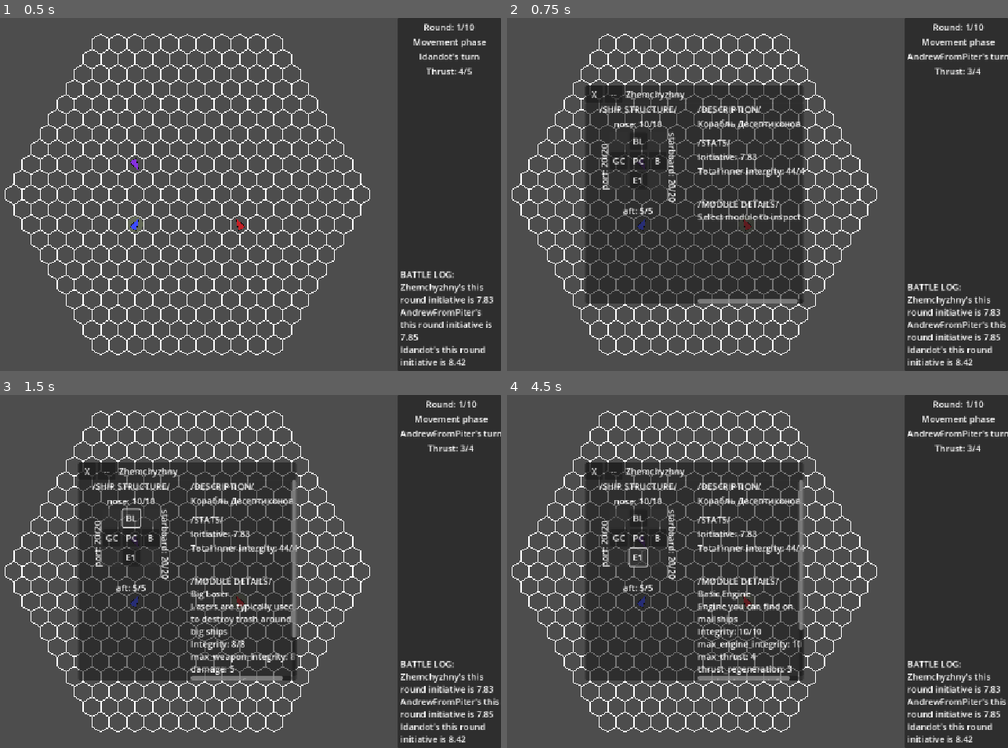
Above: before the commit, frames 1-4 (two rows, left to right).
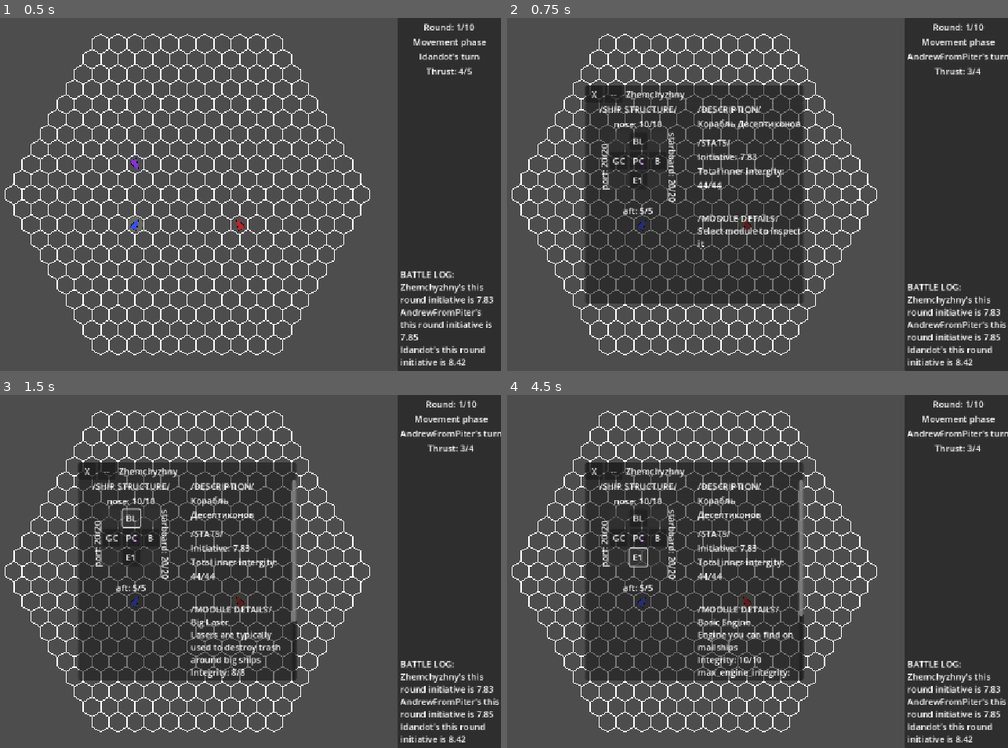
Above: after the commit, the same moments.

Repository: Idandot/Space-Arena
Game: Godot game, scene res://Base Class/Arena.tscn
Two runs of this game, one before a commit and one after it. Both use one fixed random seed, a clock stepped at 60 frames per second and the inputs below.
Inputs (mouse positions are in pixels of both pictures, inside the frame that each line leads up to):
- Up to frame 1 (0.5 s): no input
- Up to frame 2 (0.75 s): tap Enter (end_turn) at 0.5 s; drag from (642, 162) to (522, 194) at 0.52 s
- Up to frame 3 (1.5 s): click "BL" at 1.25 s
- Up to frame 4 (4.5 s): click "GC" at 2 s; click "PC" at 2.75 s; click "B" at 3.5 s; click "E1" at 4.25 s

Frame 1 is identical in both runs. In frame 2, 1.1% of the frame differs, in the area x 38-60%, y 42-81%; in frame 3, 3.2%; in frame 4, 3.3%, in the area x 38-60%, y 29-81%.

Commit message:
0.1.9.0 WCS independency
- WCS is now independent node from ShipLayout
- ShipLayout know nothing about WCS
- New data type: "Integrity". Stores current and maximum integrity (Change all hp to this type in the future)
- module_integrity and max_module_integrity is now public variables
- Labels in ship inspector now have minimum size and autowrap mode (questionable)

Diff:
--- a/Base Class/Actor.tscn
+++ b/Base Class/Actor.tscn
@@ -12,6 +12,7 @@
 [ext_resource type="Script" uid="uid://cq6i5t0avk767" path="res://Base Class/ShipMediator.gd" id="7_r3n7q"]
 [ext_resource type="Script" uid="uid://c866xksra0t07" path="res://Base Class/damage_resolver.gd" id="10_pkitw"]
 [ext_resource type="Script" uid="uid://ceydj021o6i55" path="res://Resources/ArmorConfig.gd" id="11_dwf2m"]
+[ext_resource type="Script" uid="uid://h2y81jaod4i" path="res://Base Class/WeaponControlSystem.gd" id="13_hcv5f"]
 
 [sub_resource type="Resource" id="Resource_hcv5f"]
 script = ExtResource("11_dwf2m")
@@ -53,3 +54,7 @@
 script = ExtResource("10_pkitw")
 hex_rigidbody = NodePath("../../HexRigidbody")
 starting_structure = SubResource("Resource_hcv5f")
+
+[node name="WeaponControlSystem" type="Node" parent="ShipLayout"]
+script = ExtResource("13_hcv5f")
+metadata/_custom_type_script = "uid://h2y81jaod4i"
--- a/Base Class/ShipLayout.gd
+++ b/Base Class/ShipLayout.gd
@@ -1,27 +1,22 @@
 extends Node
 class_name ShipLayout
 
-signal action_collection_started
+signal ship_layout_setup_ended
+signal highlight_changed
 
 var ship_controller: Controller
 @export var modules: Dictionary[Vector2i, Module]
 var parent: Actor
-
-var WCS: WeaponControlSystem = WeaponControlSystem.new()
+var action_providers: Array[Node] = []
 
 func collect_actions() -> Array[Action]:
 	var actions: Array[Action] = []
-	action_collection_started.emit()
 
 	for module in modules.values():
 		actions.append_array(module.get_available_actions())
 
-	var owc = WCS._get_operational_weapons_count()
-	if owc > 0:
-		actions.append(Action.new("fire_current_weapon", WCS.fire_current_weapon, Enums.game_states.ACTION, "fire"))
-
-		if owc > 1:
-			actions.append(Action.new("next_weapon", WCS.next_weapon, Enums.game_states.ACTION, "next_weapon"))
+	for provider in action_providers:
+		actions.append_array(provider.provide_actions())
 
 	return actions
 
@@ -34,7 +29,7 @@
 	ship_controller = _find_controller()
 	TurnManager.turn_started.connect(_on_action_phase_turn_started)
 
-	WCS.setup(get_weapons())
+	ship_layout_setup_ended.emit()
 
 func _find_controller() -> Controller:
 	var controllers = get_modules_by_tag(Enums.module_tags.CONTROLLER)
@@ -92,7 +87,7 @@
 
 	await get_tree().process_frame
 
-	WCS.update_weapon_highlight()
+	highlight_changed.emit()
 
 func get_grid_rect(only_count_active: bool = true) -> Rect2i:
 	if modules.is_empty():
@@ -112,11 +107,11 @@
 	var size: Vector2i = max_pos - min_pos + Vector2i.ONE
 	return Rect2i(min_pos, size)
 
-func get_total_inner_structure() -> Array[int]:
+func get_total_inner_structure() -> Integrity:
 	var max_integrity: int = 0
 	var integrity: int = 0
 	for module: Module in modules.values():
-		max_integrity += module._max_module_integrity
-		if module._module_integrity > 0:
-			integrity += module._module_integrity
-	return [integrity, max_integrity]
+		max_integrity += module.max_module_integrity
+		if module.module_integrity > 0:
+			integrity += module.module_integrity
+	return Integrity.new(integrity, max_integrity)
--- a/Base Class/WeaponControlSystem.gd
+++ b/Base Class/WeaponControlSystem.gd
@@ -1,13 +1,32 @@
-extends RefCounted
+extends Node
 class_name WeaponControlSystem
 
 var weapons: Array[Weapon] = []
 var _current_weapon_index: int = -1
 
-func setup(new_weapons: Array[Weapon]) -> void:
-	weapons = new_weapons
+@onready var _ship_layout: ShipLayout = self.get_parent()
+
+func _ready() -> void:
+	_ship_layout.ship_layout_setup_ended.connect(setup)
+
+func setup() -> void:
+	_ship_layout.highlight_changed.connect(update_weapon_highlight)
+	_ship_layout.action_providers.append(self)
+
+	weapons = _ship_layout.get_weapons()
 	_current_weapon_index = -1
 	select_next_operational_weapon()
+
+func provide_actions() -> Array[Action]:
+	var actions: Array[Action]
+	var owc = _get_operational_weapons_count()
+	if owc > 0:
+		actions.append(Action.new("fire_current_weapon", fire_current_weapon, Enums.game_states.ACTION, "fire"))
+
+		if owc > 1:
+			actions.append(Action.new("next_weapon", next_weapon, Enums.game_states.ACTION, "next_weapon"))
+
+	return actions
 
 func get_current_weapon() -> Weapon:
 	if _current_weapon_index >= 0 and _current_weapon_index < weapons.size():
--- /dev/null
+++ b/Data Class/Integrity.gd
@@ -0,0 +1,9 @@
+extends Node
+class_name Integrity
+
+var maximum: int
+var current: int
+
+func _init(new_current: int, new_max: int) -> void:
+	current = new_current
+	maximum = new_max
--- a/Modules/Bulkhead.gd
+++ b/Modules/Bulkhead.gd
@@ -8,5 +8,5 @@
 	module_name = "Bulkhead"
 	module_acronym = "B"
 	description = "Module that just tanks damage"
-	_max_module_integrity = 15
-	_module_integrity = 15
+	max_module_integrity = 15
+	module_integrity = 15
--- a/Modules/EngineModule.gd
+++ b/Modules/EngineModule.gd
@@ -21,8 +21,8 @@
 	module_name = engine_config.config_name
 	module_acronym = engine_config.config_acronym
 	description = engine_config.config_description
-	_max_module_integrity = engine_config.max_engine_integrity
-	_module_integrity = engine_config.max_engine_integrity
+	max_module_integrity = engine_config.max_engine_integrity
+	module_integrity = engine_config.max_engine_integrity
 
 ##Возвращает доступные действия модуля
 func get_available_actions() -> Array[Action]:
--- a/Modules/Module.gd
+++ b/Modules/Module.gd
@@ -10,13 +10,13 @@
 
 var actor_mediator: ActorMediator
 var tags: Array[Enums.module_tags]
-var _max_module_integrity: int = 5
+var max_module_integrity: int = 5
 var _active: bool = true
 var grid_position: Vector2i
 var ship_layout: ShipLayout
 var parent: Actor
 
-@onready var _module_integrity: int = _max_module_integrity
+@onready var module_integrity: int = max_module_integrity
 
 @abstract
 func get_available_actions() -> Array[Action]
@@ -32,13 +32,13 @@
 	return
 
 func take_damage(amount: int) -> int:
-	_module_integrity -= amount
+	module_integrity -= amount
 	GameEvents.log_request.emit("%s had taken %d damage in %s. Integrity: %s/%s" % [
-		parent.display_name, amount, module_name, _module_integrity, _max_module_integrity
+		parent.display_name, amount, module_name, module_integrity, max_module_integrity
 	])
-	if _module_integrity <= 0:
+	if module_integrity <= 0:
 		print(module_name, " module destroyed")
 		_active = false
 		destruction_action()
-		return abs(_module_integrity)
+		return abs(module_integrity)
 	return 0
--- a/Modules/Weapon.gd
+++ b/Modules/Weapon.gd
@@ -13,8 +13,8 @@
 	module_name = weapon_stats.config_name
 	module_acronym = weapon_stats.config_acronym
 	description = weapon_stats.config_description
-	_max_module_integrity = weapon_stats.max_weapon_integrity
-	_module_integrity = weapon_stats.max_weapon_integrity
+	max_module_integrity = weapon_stats.max_weapon_integrity
+	module_integrity = weapon_stats.max_weapon_integrity
 	TurnManager.phase_started.connect(_on_action_phase_started)
 
 ##Стреляет из оружия, если есть возможность
--- a/Resources/ActorConfigs/Idandot.tres
+++ b/Resources/ActorConfigs/Idandot.tres
@@ -59,7 +59,7 @@
 initial_facing = "RUU"
 initiative = 8
 display_name = "Idandot"
-description = "Бог"
+description = "Разработчик сел за руль"
 modules = Array[ExtResource("1_3o6h4")]([SubResource("Resource_ow6hf"), SubResource("Resource_7esn5"), SubResource("Resource_ju5cg"), SubResource("Resource_q4k3m"), SubResource("Resource_kygjf")])
 armor_config = SubResource("Resource_cgs4t")
 metadata/_custom_type_script = "uid://daq1waive7xpx"
--- a/UI/WindowContents/ShipContents.tscn
+++ b/UI/WindowContents/ShipContents.tscn
@@ -90,12 +90,16 @@
 theme_override_constants/separation = 12
 
 [node name="DescriptionLabel" type="Label" parent="HSplitContainer/ScrollContainer/RightPanel"]
+custom_minimum_size = Vector2(150, 0)
 layout_mode = 2
 theme_override_font_sizes/font_size = 16
 text = "Fuck"
+autowrap_mode = 3
 
 [node name="StatsLabel" type="Label" parent="HSplitContainer/ScrollContainer/RightPanel"]
+custom_minimum_size = Vector2(150, 0)
 layout_mode = 2
+autowrap_mode = 3
 
 [node name="ModuleDetailsLabel" type="RichTextLabel" parent="HSplitContainer/ScrollContainer/RightPanel"]
 layout_mode = 2
--- a/UI/WindowContents/ship_contents.gd
+++ b/UI/WindowContents/ship_contents.gd
@@ -68,7 +68,7 @@
 	if modules.is_empty():
 		return
 
-	var modules_rect: Rect2i = _ship_layout.get_grid_rect()
+	var modules_rect: Rect2i = _ship_layout.get_grid_rect(false)
 	var min_pos: Vector2i = modules_rect.position
 	var max_pos: Vector2i = min_pos + modules_rect.size - Vector2i.ONE
 
@@ -90,8 +90,8 @@
 	btn.text = module.module_acronym
 
 	if _damage_resolver:
-		var max_hp := module._max_module_integrity
-		var hp := module._module_integrity
+		var max_hp := module.max_module_integrity
+		var hp := module.module_integrity
 		var hp_ratio: float = float(hp) / float(max_hp)
 		btn.modulate = Color(1,1,1,1).lerp(Color(1, 0.2, 0.2, 1), 1.0 - hp_ratio)
 
@@ -110,9 +110,10 @@
 
 #ОБНОВЛЕНИЯ
 func _update_stats():
+	var total_integrity: Integrity = _ship_layout.get_total_inner_structure()
 	var stats_text: Array[String] = [
 		"Initiative: %.2f\n" % _actor.get_initiative(),
-		"Total inner intergity: %d/%d\n" % _ship_layout.get_total_inner_structure()
+		"Total inner intergity: %d/%d\n" % [total_integrity.current, total_integrity.maximum]
 		]
 	stats_label.text = "%s\n%s" % [SECTION_STATS, "".join(stats_text)]
 
@@ -149,8 +150,8 @@
 		label.modulate = Color(1,1,1,1).lerp(Color(1, 0.2, 0.2, 1), 1.0 - hp_ratio)
 
 	for module in damaged_modules:
-		var max_hp := module._max_module_integrity
-		var hp := module._module_integrity
+		var max_hp := module.max_module_integrity
+		var hp := module.module_integrity
 		var hp_ratio: float = float(hp) / float(max_hp)
 		var module_pos: Vector2i = module.grid_position
 		_cells[module_pos].modulate = Color(1,1,1,1).lerp(Color(1, 0.2, 0.2, 1), 1.0 - hp_ratio)
@@ -165,7 +166,7 @@
 	_selected_module = module
 	var details: String = "%s\n" % module.module_name
 	details += "%s\n" % module.description
-	details += "Integrity: %d/%d \n" % [module._module_integrity, module._max_module_integrity]
+	details += "Integrity: %d/%d \n" % [module.module_integrity, module.max_module_integrity]
 
 	if module.has_method("get_stats_text"):
 		details += module.get_stats_text()
Not shown: 1 places in Base Class/Actor.tscn that only renumber resources
